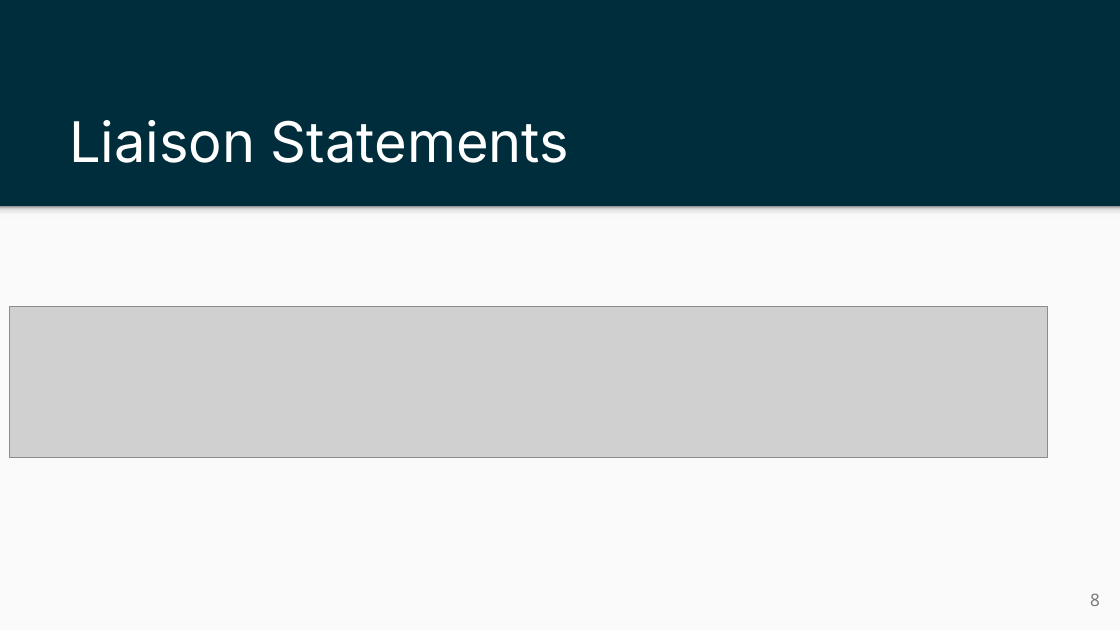
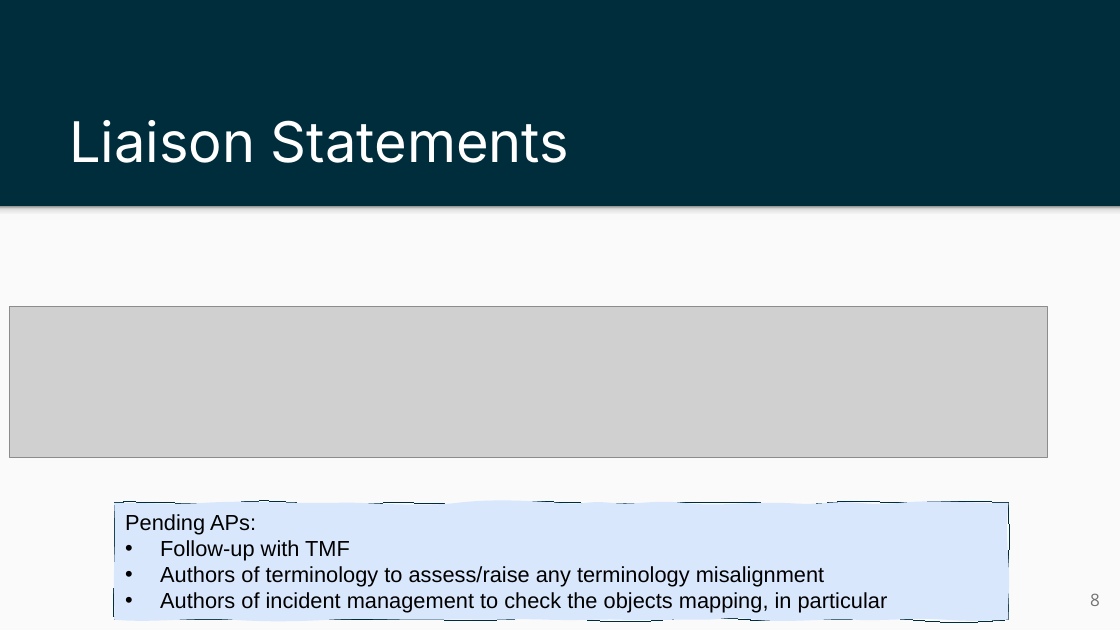
Before and after one commit to ietf-wg-nmop/IETF-Meetings, a slide deck: slide 8 of 120/nmop-chairs-slides.pptx. Drawn at 1120x630 pixels with LibreOffice and Linux fonts; fonts in the diff are those of the drawing; grey boxes stand for pictures. Boxes give left, top, right and bottom in pixels: in the first picture for what was removed or moved away, otherwise in the second. Text is boxed around its words. In the diff, an @@ line names an element or a change of style, - is before the commit and + after.

```diff
--- a/120/nmop-chairs-slides.pptx
+++ b/120/nmop-chairs-slides.pptx
@@ freeform shape added at <box>114,503,1009,619</box>, fill #D9E7FD, outline #002D3C 0.75 pt, 14 pt, text #000000 @@
+Pending APs:
+• Follow-up with TMF
+• Authors of terminology to assess/raise any terminology misalignment
+• Authors of incident management to check the objects mapping, in particular
```
Also in this commit, not shown: 3 other slides changed, 1 other file.
